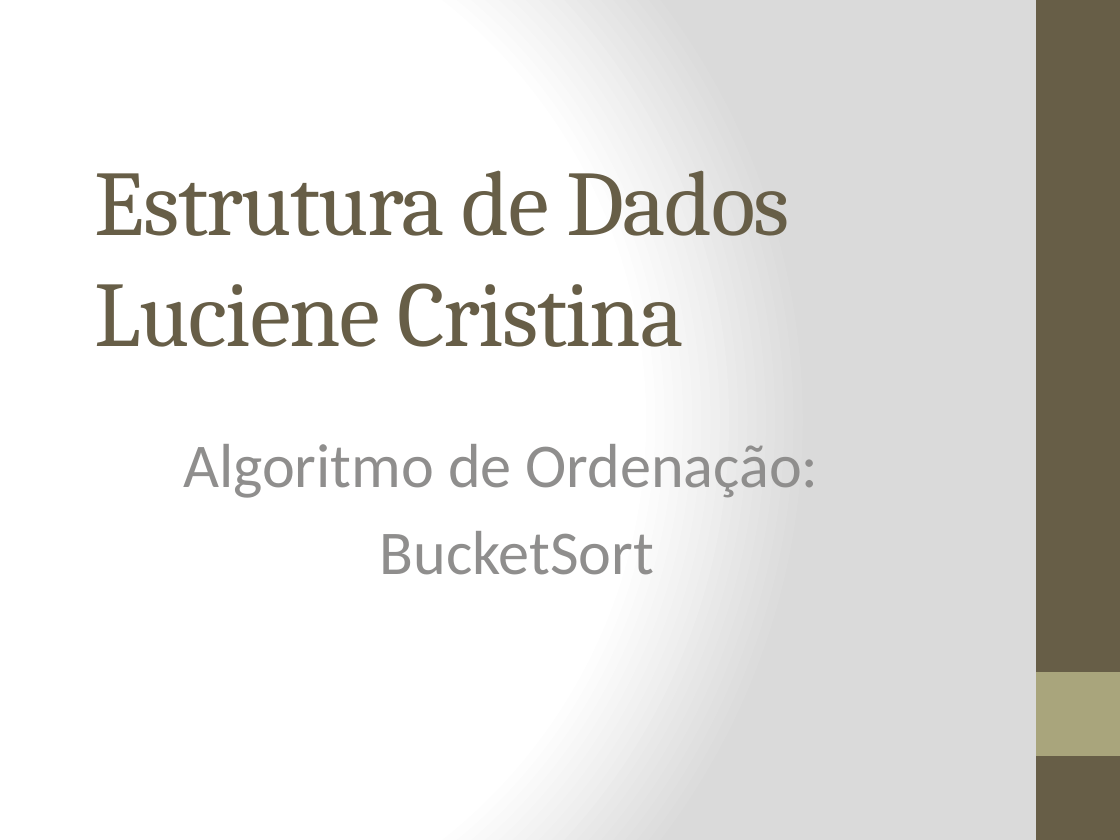
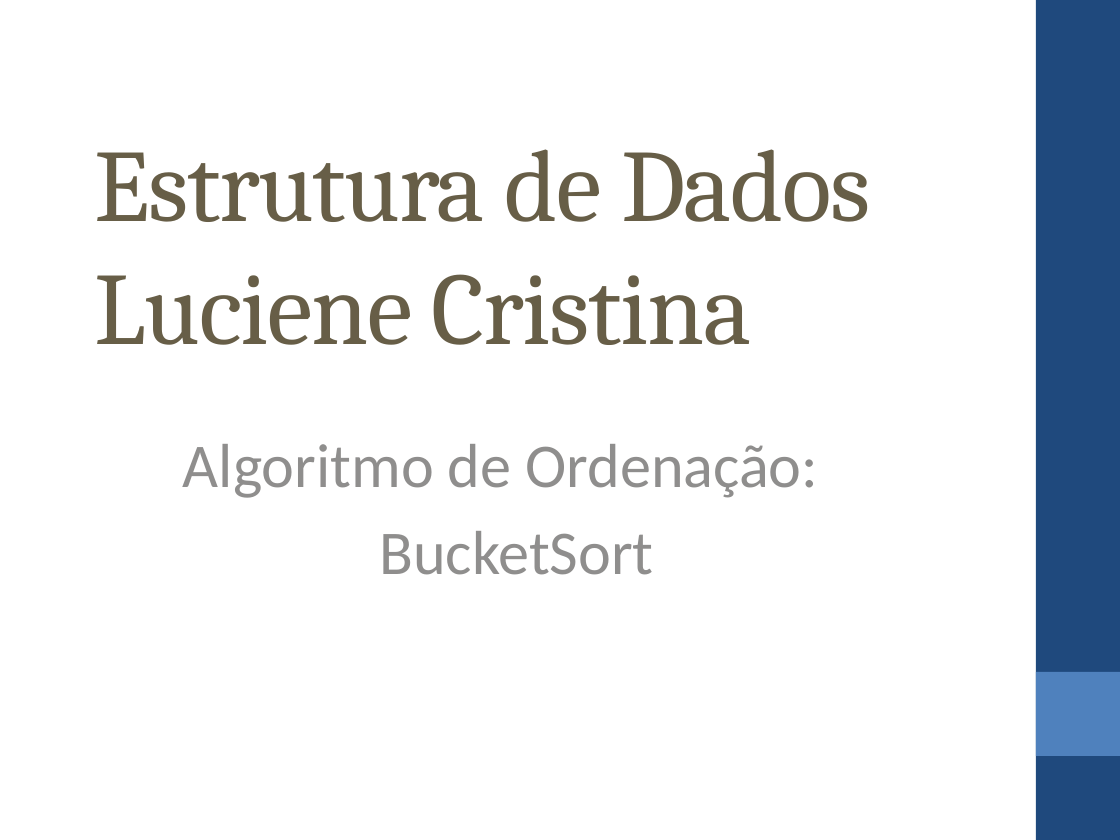
Before and after one commit to sisunigit/EDBucketSort, a slide deck: slide 1 of Documentos/Estrutura de Dados Trabalho.pptx. Drawn at 1120x840 pixels with LibreOffice and Linux fonts; fonts in the diff are those of the drawing. Boxes give left, top, right and bottom in pixels: in the first picture for what was removed or moved away, otherwise in the second. Text is boxed around its words. In the diff, an @@ line names an element or a change of style, - is before the commit and + after.

```diff
--- a/Documentos/Estrutura de Dados Trabalho.pptx
+++ b/Documentos/Estrutura de Dados Trabalho.pptx
@@ background gradient #FFFFFF to #DADADA to #FFFFFF @@
@@ rectangle at [1036, 0, 1120, 840]: fill #675E47 to #1F497D @@
@@ text "Estrutura de Dados Luciene Cristina" at [95, 149, 870, 345]: size 59.4 to 66 pt @@
@@ text "Algoritmo de Ordenação:" at [183, 444, 819, 575]: text colour #8F8F8D to #8F8E8D @@
@@ rectangle at [1036, 672, 1120, 756]: fill #A9A57C to #4F81BD @@
```
Also in this commit, not shown: 7 other slides changed, 2 slides added, 5 other files.
